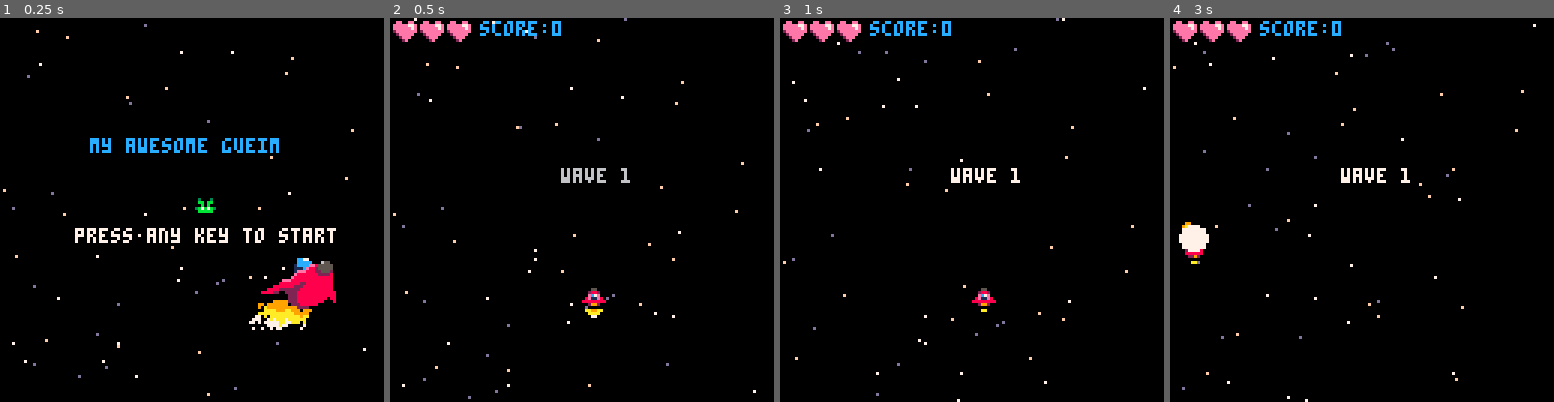
Above: before the commit, frames 1-4 (left to right).
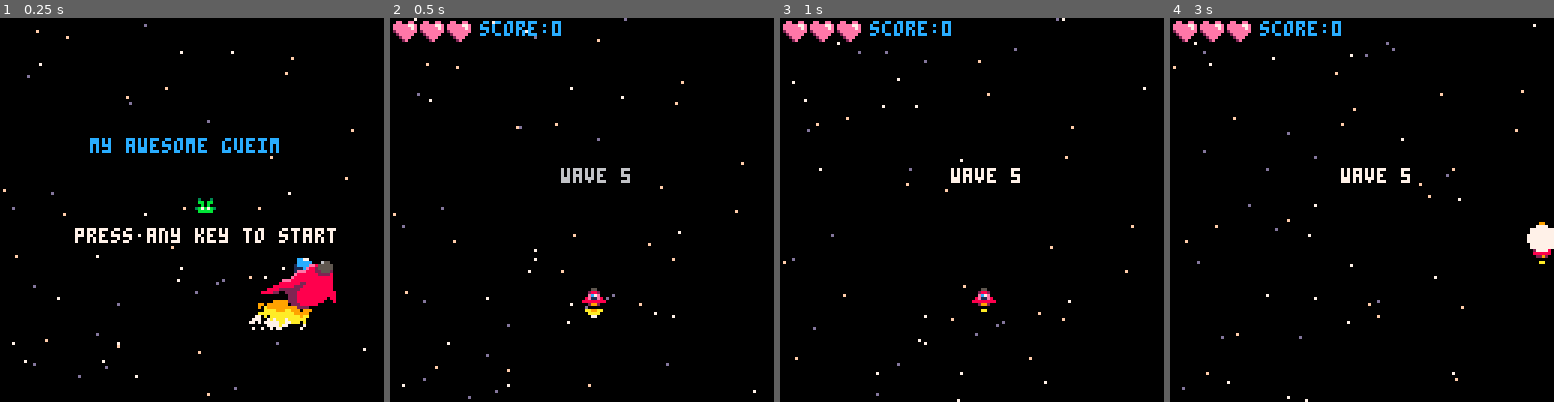
Above: after the commit, the same moments.

Repository: paula-clares/PICO-8-Games
Game: PICO-8 cartridge picocho.p8
The game is run twice, just before and just after one commit, with the same random seed, the same clock (stepped at 60 frames per second) and the same inputs.
Inputs:
- Up to frame 1 (0.25 s): no input
- Up to frame 2 (0.5 s): tap X (X key) at 0.33 s
- Up to frame 3 (1 s): tap O (Z key) at 0.7 s
- Up to frame 4 (3 s): tap X (X key) at 1.07, 1.85, 2.97 s; hold Right 1.6-2.1 s; tap O (Z key) every 0.4 s from 1.7 to 2.9 s; hold Up 2.15-2.42 s; hold Right from 2.47 s (still down)

Frame 1 is identical in both runs. In frame 2, less than 0.1% of the frame differs, in the area x 60-63%, y 39-43%; in frame 3, less than 0.1%; in frame 4, 1.1%, in the area x 2-100%, y 39-65%.

Commit message:
Add store screen
WIP, just the basic functionality

Diff:
--- a/picocho.p8
+++ b/picocho.p8
@@ -44,6 +44,8 @@
 		draw_start()
 	elseif mode=="waveintro" then
 		draw_waveintro()
+	elseif mode=="store" then
+		draw_store()
 	elseif mode=="over" then
 		draw_over()
 	elseif mode=="win" then
@@ -60,6 +62,8 @@
 		update_start()
 	elseif mode=="waveintro" then
 		update_waveintro()
+	elseif mode=="store" then
+		update_store()
 	elseif mode=="over" then
 		update_over()
 	elseif mode=="win" then
@@ -69,12 +73,13 @@
 
 function startscreen()
 	mode="start"
-	music(0)
+	music(1)
 end
 
 function start_game()
 	music(-1,500)
-	wave=0
+	sfx(26)
+	wave=4
 	nextwave()
 
 	ship={
@@ -341,26 +346,30 @@
 	ship.sy=0
 	ship.spr=0
 
-	if btn(0) then
+	if btn(⬅️) then
 		ship.sx=-2
 		ship.spr=1
 	end
 
-	if btn(1) then
+	if btn(➡️) then
 		ship.sx=2
 		ship.spr=2
 	end
 
-	if btn(2) then
+	if btn(⬆️) then
 		ship.sy=-2
 	end
 
-	if btn(3) then
+	if btn(⬇️) then
 		ship.sy=2
 	end
 
-	if btn(5) then
+	if btn(❎) then
 		shoot()
+	end
+
+	if btn(🅾️) then
+
 	end
 
 	--update ship
@@ -371,10 +380,10 @@
 
 	--checking bounds
 	if ship.x>120 then
+		ship.x=120
+	end
+	if ship.x<0 then
 		ship.x=0
-	end
-	if ship.x<0 then
-		ship.x=120
 	end
 	if ship.y<0 then
 		ship.y=0
@@ -456,7 +465,13 @@
 						myenemy.y+4,false)
 
 					if #enemies==0 then
-						nextwave()
+						if wave%5==0 then
+							--if wave 5 if finished,
+							--enter store
+							init_store()
+						else
+							nextwave()
+						end
 					end
 				end
 			end
@@ -534,6 +549,24 @@
 			startscreen()
 			btnrelea=false
 		end
+	end
+end
+
+function update_store()
+	if btn(⬅️) or btn(⬆️) then
+		option-=1
+	end
+
+	if btn(➡️) or btn(⬇️) then
+		option+=1
+	end
+
+	if btn(❎) then
+		selectoption()
+	end
+
+	if btn(🅾️) then
+
 	end
 end
 -->8
@@ -669,6 +702,10 @@
 	print(
 	"press any key to continue",
 	25,70,blink())
+end
+
+function draw_store()
+	drawoptions()
 end
 -->8
 -- waves and enemies
@@ -698,12 +735,12 @@
 
 function nextwave()
 	wave+=1
-
-	if wave>4 then
-		mode="win"
+	mode="waveintro"
+	wavetime=80
+	if wave==1 or wave%5==1 then
+		sfx(26)
 	else
-		mode="waveintro"
-		wavetime=80
+		sfx(22)
 	end
 end
 
@@ -753,6 +790,70 @@
 		add(enemies,enemy)
 	end
 end
+-->8
+--store screen that shows every
+--5 waves
+function init_store()
+	cls(2)
+	mode="store"
+	items={}
+	option=4
+	options={
+		{x=90,y=120,w=1,h=1},
+		{x=90,y=120,w=1,h=1},
+		{x=90,y=120,w=1,h=1},
+		{act="continue",x=90,y=120,w=1,h=1}
+	}
+end
+
+function exit_store()
+	mode="game"
+	nextwave()
+end
+
+function drawoptions()
+	if option==4 then
+		print(
+		"[continue]",85,120,blink())
+	else
+		print("continue",90,120,7)
+	end
+
+end
+
+function drawcursor()
+	--[[
+	local i=1
+	local opt
+	for k,v in
+		pairs(options) do
+		print(k)
+		if i==4 then
+			opt=v
+			break
+		end
+		i+=1
+	end
+	]]--
+	--right bracket
+	--[[
+	spr(7,opt.x,opt.y,
+		opt.w,opt.h)
+	spr(23,opt.x,opt.y,
+		opt.w,opt.h)
+	spr(39,opt.x,opt.y,
+		opt.w,opt.h)
+		]]--
+
+end
+
+function selectoption()
+print(options[option].act)
+	if options[option].act
+		=="continue" then
+			exit_store()
+		end
+end
 
 
 
@@ -961,31 +1062,37 @@
 0000000000000000000000000000000000000000000000000000000000000000000000000000000000000000000000000000000000000000000000000000000000000000000000000000000000000000000000000000000000000000000000000000000000000000000000000000000000000000000000000000000000000000
 0000000000000000000000000000000000000000000000000000000000000000000000000000000000000000000000000000000000000000000000000000000000000000000000000000000000000000000000000000000000000000000000000000000000000000000000000000000000000000000000000000000000000000
 0000000000000000000000000000000000000000000000000000000000000000000000000000000000000000000000000000000000000000000000000000000000000000000000000000000000000000000000000000000000000000000000000000000000000000000000000000000000000000000000000000000000000000
-0000000000000000000000000100010000000000000000000000000000000000000000000000000000000000000000000000000000000000000000000000000000000000000000000000000000000000000000000000000000000000000000000000000000000000000000000000000000000000000000000000000000000000
-…(27 lines of a section not shown)…
+0000000000003d3d3d3d3d3d3d3d1a0000000000000000000000000000000000000000000000000000000000000000000000000000000000000000000000000000000000000000000000000000000000000000000000000000000000000000000000000000000000000000000000000000000000000000000000000000000000
+…(33 lines of a section not shown)…
Not shown, changed: 24 lines of the sprite sheet (__gfx__) section of picocho.p8
Not shown, changed: the music (__music__) section of picocho.p8
Not shown, changed: the sound effects (__sfx__) section of picocho.p8
